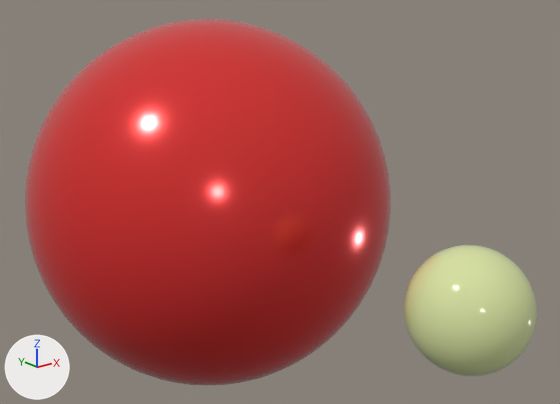
One commit to the glTF model marker_based/assets/Oxygen.gltf: the scene before it, then after it.
Rendered twice from a 50 mm camera at (-2.28, -3.46, 1.29) aimed at (0.07, -0.53, 0.12). The lights are fixed; the arrows at lower left show +X, +Y and +Z. Both versions are drawn at frame 0 of the action 'Sphere.001Action.019'; the numbers are the values there.
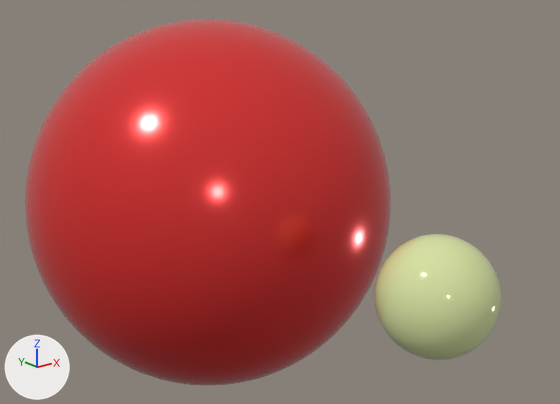
What changed in the scene script:
```text
Change ob_sphere_003:
    ob_sphere_003.location: (0.001, -1.776, 0.0) -> (0.001, -1.616, 0.0)
```

Pixel boxes (x1, y1, x2, y2) of what changed, in the pictures (560 x 404 px):
'Sphere.003', moved: before (404, 245, 537, 376); after (374, 234, 501, 360)
